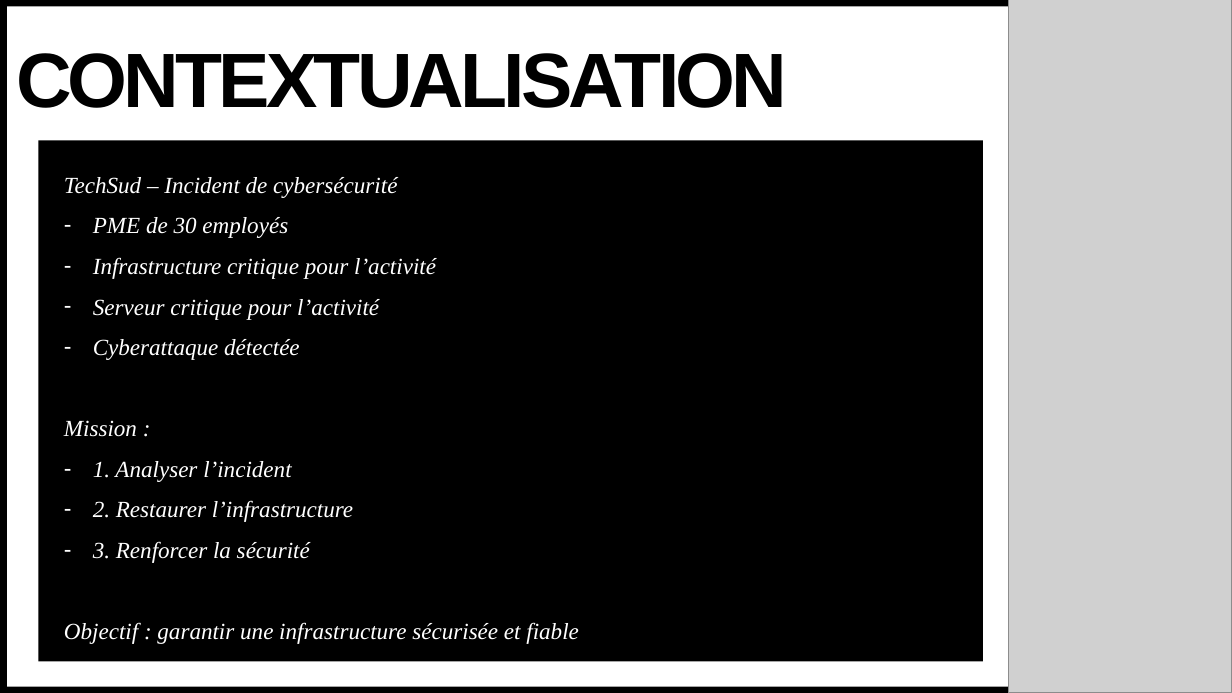
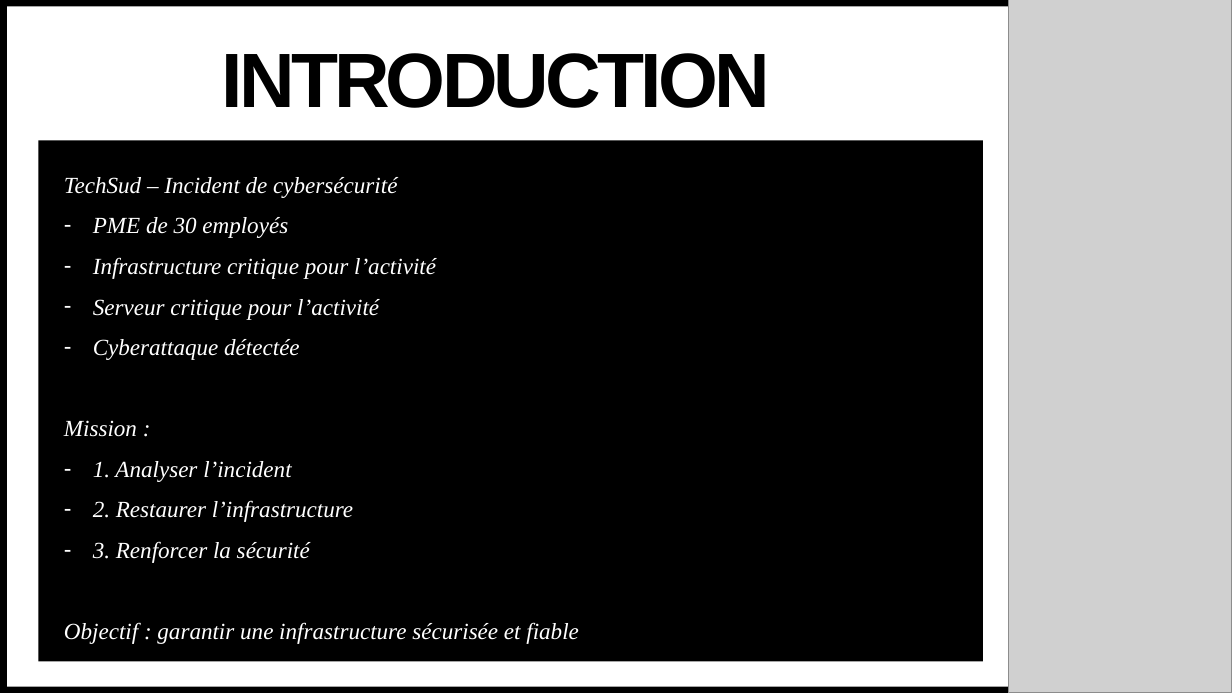
Before and after one commit to Virellon/Projet-Securite-SI, a slide deck: slide 3 of Presentation AEGIS PROJECT 0.pptx. Drawn at 1232x693 pixels with LibreOffice and Linux fonts; fonts in the diff are those of the drawing; grey boxes stand for pictures. Boxes give left, top, right and bottom in pixels: in the first picture for what was removed or moved away, otherwise in the second. Text is boxed around its words. In the diff, an @@ line names an element or a change of style, - is before the commit and + after.

```diff
--- a/Presentation AEGIS PROJECT 0.pptx
+++ b/Presentation AEGIS PROJECT 0.pptx
@@ title at (222, 53, 770, 108): text changed @@
-CONTEXTUALISATION
+INTRODUCTION
```
Also in this commit, not shown: 2 other slides changed, 1 slide added.
